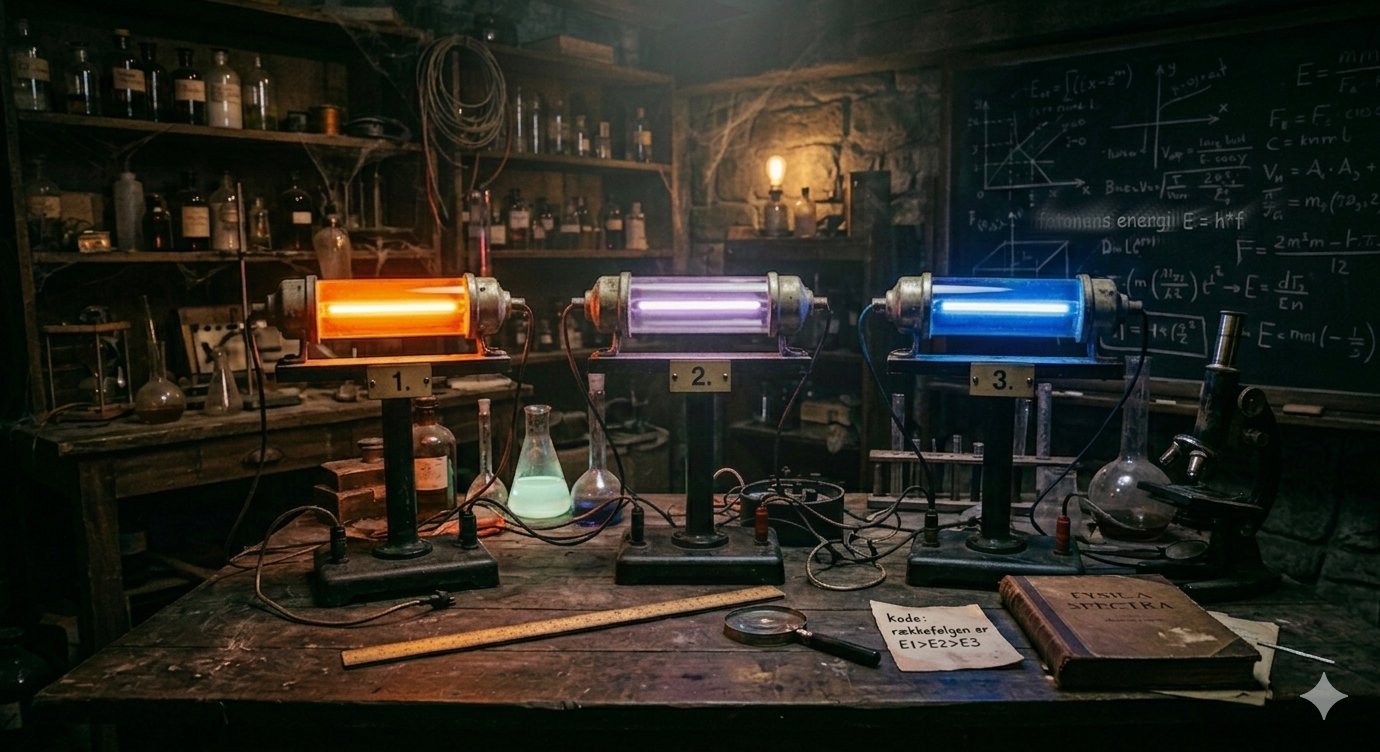
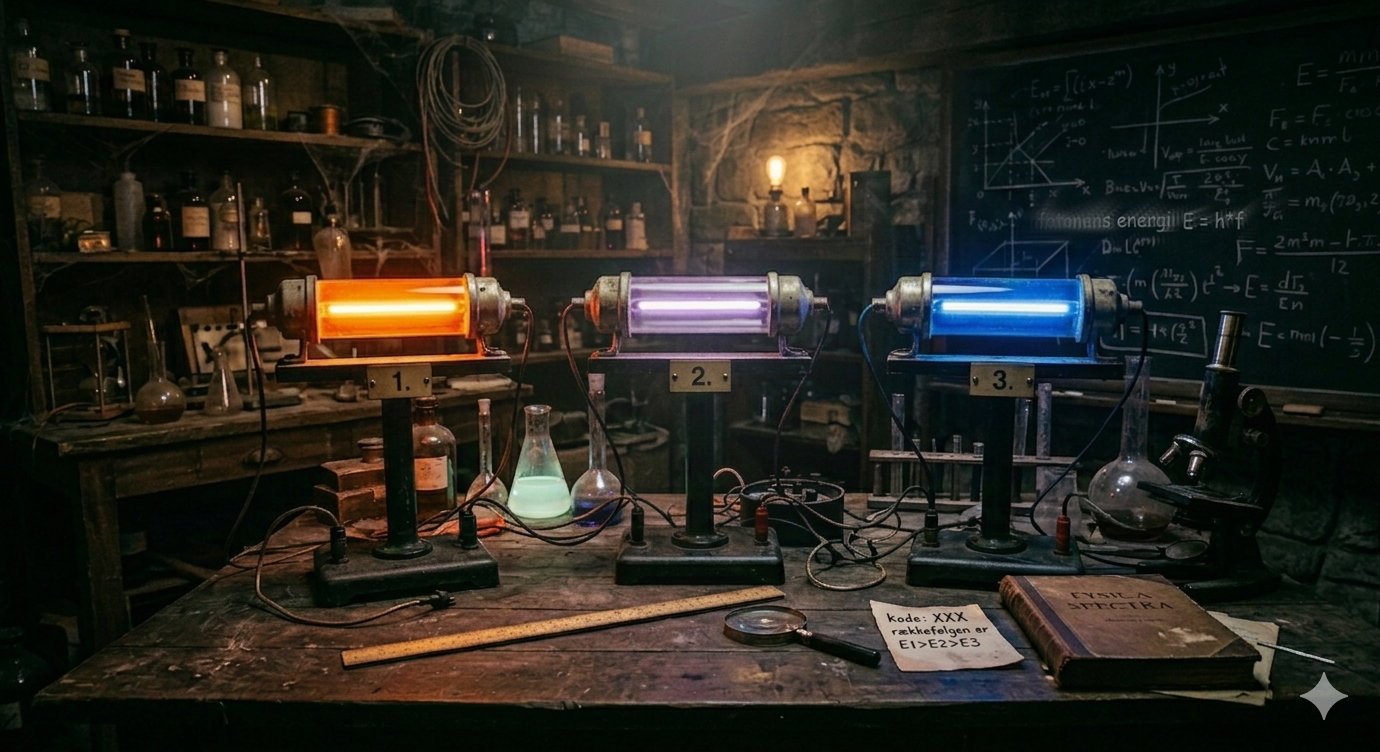
Two versions of the same layered image (1380 x 752). Layer-by-layer changes:
added layer "xxx" above "Gemini_Generated_Image_h3ba5gh3ba5gh3ba.png" over [932, 612, 969, 623]
